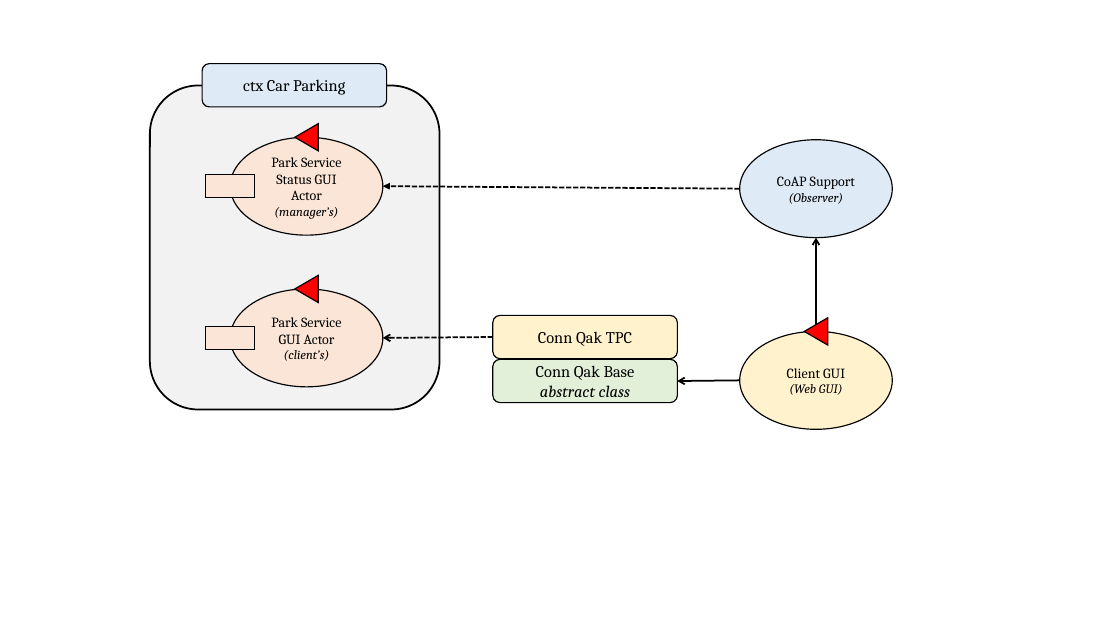
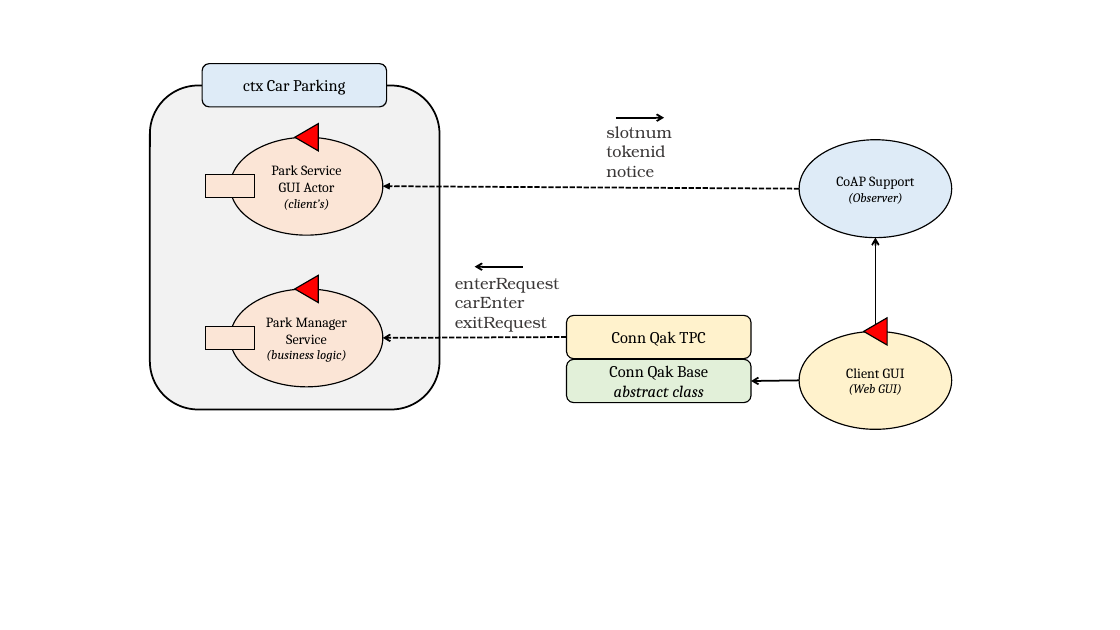
Before and after one commit to JackFantaz/Automated-Car-Parking, a slide deck: slide 8 of userDocs/img/final_task_schema.pptx. Drawn at 1120x630 pixels with LibreOffice and Linux fonts; fonts in the diff are those of the drawing. Boxes give left, top, right and bottom in pixels: in the first picture for what was removed or moved away, otherwise in the second. Text is boxed around its words. In the diff, an @@ line names an element or a change of style, - is before the commit and + after.

```diff
--- a/userDocs/img/final_task_schema.pptx
+++ b/userDocs/img/final_task_schema.pptx
@@ arrow added from (616, 118) to (665, 118), #000000 1.5 pt @@
@@ text added at (606, 126, 672, 177), 14 pt, text #3B3838 @@
+slotnum
+tokenid
+notice
@@ text in ellipse at (271, 165, 341, 210): text changed @@
-Park Service Status GUI Actor
-(manager’s)
+Park Service GUI Actor
+(client’s)
@@ arrow moved from (740, 189) - (383, 187) to (799, 189) - (383, 187) @@
@@ 2 ellipses, 1 triangle, 1 arrow: place and size @@
-2 ellipses, 1 triangle, 1 arrow at (740, 139, 893, 430)
+2 ellipses, 1 triangle, 1 arrow at (799, 139, 952, 430)
@@ arrow added from (523, 267) to (475, 267), #000000 1.5 pt @@
@@ text added at (455, 278, 559, 332), 14 pt, text #3B3838 @@
+enterRequest
+carEnter
+exitRequest
@@ text in ellipse at (266, 317, 347, 362): text changed @@
-Park Service GUI Actor
-(client’s)
+Park Manager Service
+(business logic)
@@ rounded rectangle "Conn Qak TPC": place and size @@
-rounded rectangle "Conn Qak TPC" at (493, 315, 678, 359)
+rounded rectangle "Conn Qak TPC" at (566, 315, 751, 359)
@@ arrow moved from (493, 337) - (383, 338) to (566, 337) - (383, 338) @@
@@ rounded rectangle "Conn Qak Base": place and size @@
-rounded rectangle "Conn Qak Base" at (493, 360, 678, 403)
+rounded rectangle "Conn Qak Base" at (566, 360, 751, 403)
@@ arrow moved from (740, 381) - (677, 381) to (799, 381) - (751, 381) @@
```
Also in this commit, not shown: 1 other slide changed, 9 other files.
